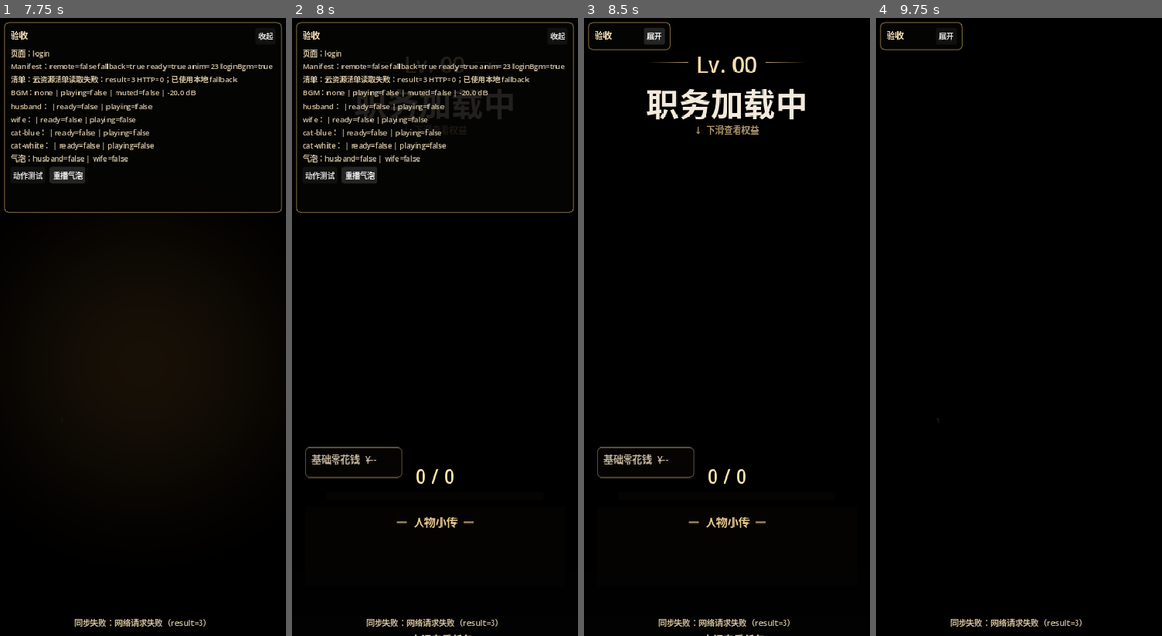
Above: before the commit, frames 1-4 (left to right).
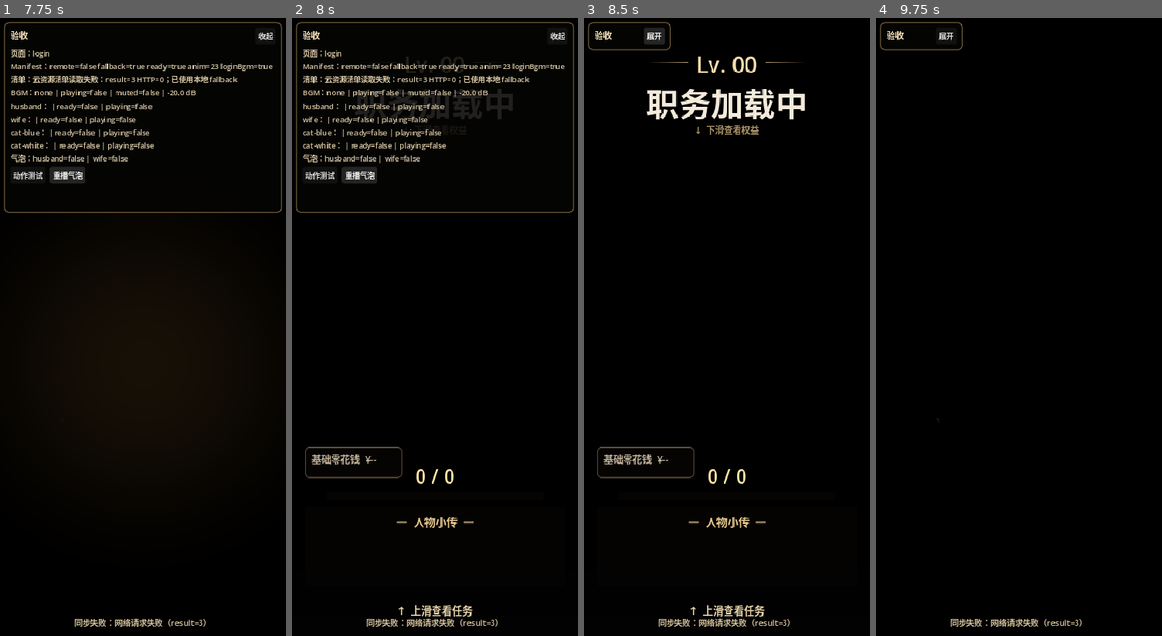
Above: after the commit, the same moments.

Repository: a1040060844/laoniu-husband-client
Game: Godot game, scene res://scenes/main.tscn
Two runs of this game, one before a commit and one after it. Both use one fixed random seed, a clock stepped at 60 frames per second and the inputs below.
Inputs (mouse positions are in pixels of both pictures, inside the frame that each line leads up to):
- Up to frame 1 (7.75 s): click (74, 598) at 0.5 s; click "展开" at 1.25 s; click "收起" at 2 s; click "展开" at 2.75 s; click "动作测试" at 3.5 s; click "重播气泡" at 4.25 s; click "收起" at 5 s; click "展开" at 5.75 s; click "动作测试" at 6.5 s; click "重播气泡" at 7.25 s
- Up to frame 2 (8 s): no input
- Up to frame 3 (8.5 s): click "收起" at 8 s
- Up to frame 4 (9.75 s): tap Enter at 8.75 s; move the mouse to (1081, 296) at 8.77 s; click (1081, 296) at 8.92 s; click (901, 85) at 9.5 s

Frame 1 is identical in both runs. In frame 2, 0.3% of the frame differs, in the area x 37-64%, y 95-100%; in frame 3, 0.3%; in frame 4, nothing differs.

Commit message:
fix(godot): keep role footer inside viewport

Diff:
--- a/godot-wechat/src/role_visual_parity.gd
+++ b/godot-wechat/src/role_visual_parity.gd
@@ -227,6 +227,11 @@
     _panel.size = Vector2(viewport_size.x - 36.0, panel_height)
 
     var bio_height: float = 108.0 if not compact else 98.0
+    var bio_top: float = 112.0
+    var bio_bottom: float = bio_top + bio_height
+    var dots_top: float = bio_bottom + 4.0
+    var swipe_top: float = dots_top + 18.0
+
     for child: Node in _panel.get_children():
         if not child.has_meta("layout"):
             continue
@@ -250,11 +255,11 @@
                 control.position = Vector2(18.0, 146.0)
                 control.size = Vector2(_panel.size.x - 36.0, bio_height - 35.0)
             "dots":
-                control.position = Vector2(18.0, 146.0 + bio_height)
-                control.size = Vector2(_panel.size.x - 36.0, 18.0)
+                control.position = Vector2(18.0, dots_top)
+                control.size = Vector2(_panel.size.x - 36.0, 14.0)
             "swipe-bottom":
-                control.position = Vector2(18.0, 174.0 + bio_height)
-                control.size = Vector2(_panel.size.x - 36.0, 28.0)
+                control.position = Vector2(18.0, swipe_top)
+                control.size = Vector2(_panel.size.x - 36.0, 24.0)
 
     _style_salary_box()
     _style_bio_region(bio_height)
